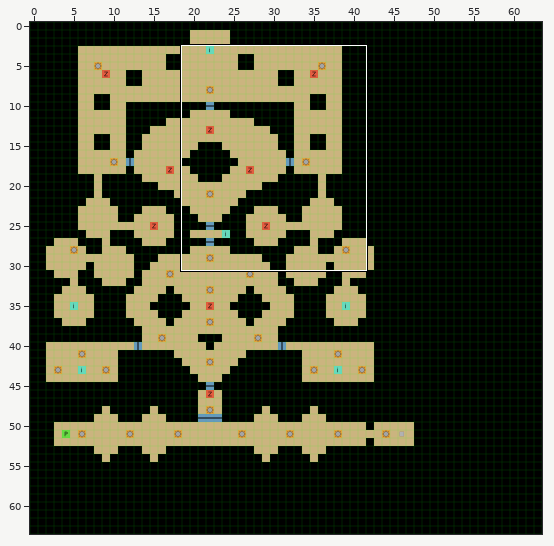
One commit to this Tiled map (JSON): assets/maps/chap2.json. Above, an overview of the earlier version with the close-up marked.
Close-up. Before:
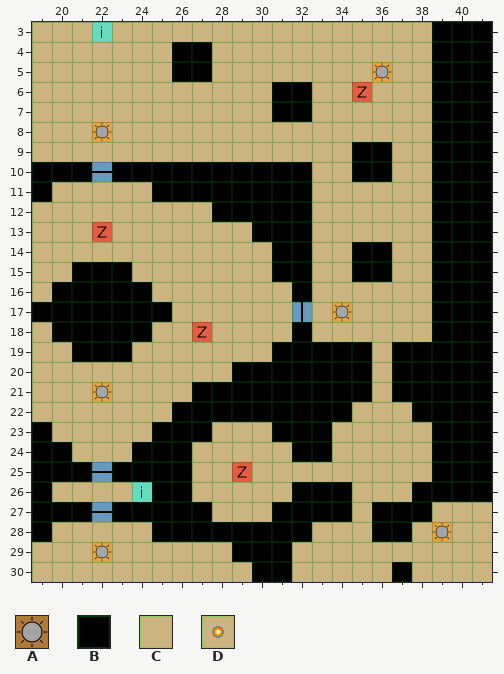
Cells are 32x32 px. Shown: x 19..41, y 3..30. The commit also changed other parts of the map, which this record leaves out.
Key: from "items": A 0; from "terrain": B 0, C 1, D 8.
_ is an empty cell.
Objects are placed by their top-left corner, in cells (3,4 is the top-left corner of cell 3,4); size is 1x1 cell unless given.
Layer "map" before, first column x 19:
 3 CCCCCCCCCCCCCCCCCCCCBBB
 4 CCCCCCCBBCCCCCCCCCCCBBB
 5 CCCCCCCBBCCCCCCCCDCCBBB
 6 CCCCCCCCCCCCBBCCCCCCBBB
 7 CCCCCCCCCCCCBBCCCCCCBBB
 8 CCCDCCCCCCCCCCCCCCCCBBB
 9 CCCCCCCCCCCCCCCCBBCCBBB
10 BBBCBBBBBBBBBBCCBBCCBBB
11 BCCCCCBBBBBBBBCCCCCCBBB
12 CCCCCCCCCBBBBBCCCCCCBBB
13 CCCCCCCCCCCBBBCCCCCCBBB
14 CCCCCCCCCCCCBBCCBBCCBBB
15 CCBBBCCCCCCCBBCCBBCCBBB
16 CBBBBBCCCCCCCBCCCCCCBBB
17 BBBBBBBCCCCCCCCDCCCCBBB
18 CBBBBBCCCCCCCBCCCCCCBBB
19 CCBBBCCCCCCCBBBBBCBBBBB
20 CCCCCCCCCCBBBBBBBCBBBBB
21 CCCDCCCCBBBBBBBBBCBBBBB
22 CCCCCCCBBBBBBBBBCCCBBBB
23 BCCCCCBBBCCCBBBCCCCCBBB
24 BBCCCBBBCCCCCBBCCCCCBBB
25 BBBCBBBBCCCCCCCCCCCCBBB
26 BCCCCCBBCCCCCBBBCCCBBBB
27 BBBCBBBBBCCCBBBBCBBBCCC
28 BCCCCCBBBBBBBBCCCBBCCCC
29 CCCDCCCCCCBBBCCCCCCCCCC
30 CCCCCCCCCCCBBCCCCCBCCCC
Objects on layer "lights" before:
A "Light" at 36,5
A "Light" at 22,8
A "Light" at 34,17
A "Light" at 22,21
A "DimLight" at 39,28
A "Light" at 22,29
The same view after the edit:
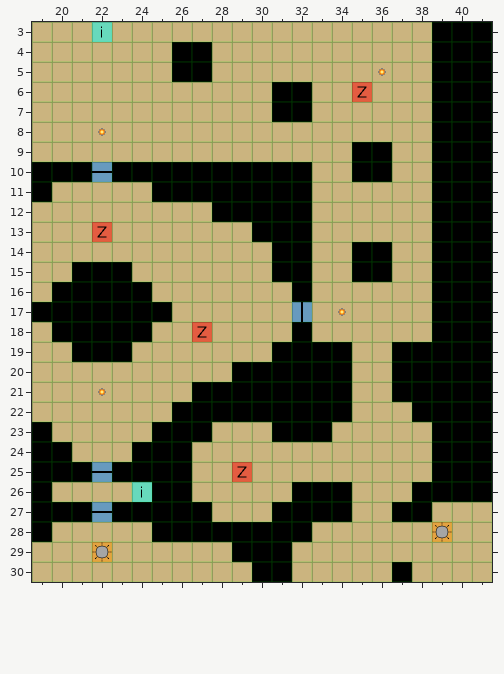
From old to new:
Layer "map":
y 19..21: x 35 B -> C
y 24: x 32..33 BB -> CC
y 27: x 36 B -> C
y 28: x 36..37 BB -> CC
Layer "lights":
removed: A "Light" at 36,5
removed: A "Light" at 22,8
removed: A "Light" at 34,17
removed: A "Light" at 22,21
Changed places in both close-ups, as pixel boxes (x1, y1, x2, y2):
removed: (372, 62, 392, 82)
removed: (92, 122, 112, 142)
removed: (332, 302, 352, 322)
changed: (352, 342, 372, 402)
removed: (92, 382, 112, 402)
changed: (292, 442, 332, 462)
changed: (372, 502, 412, 542)
